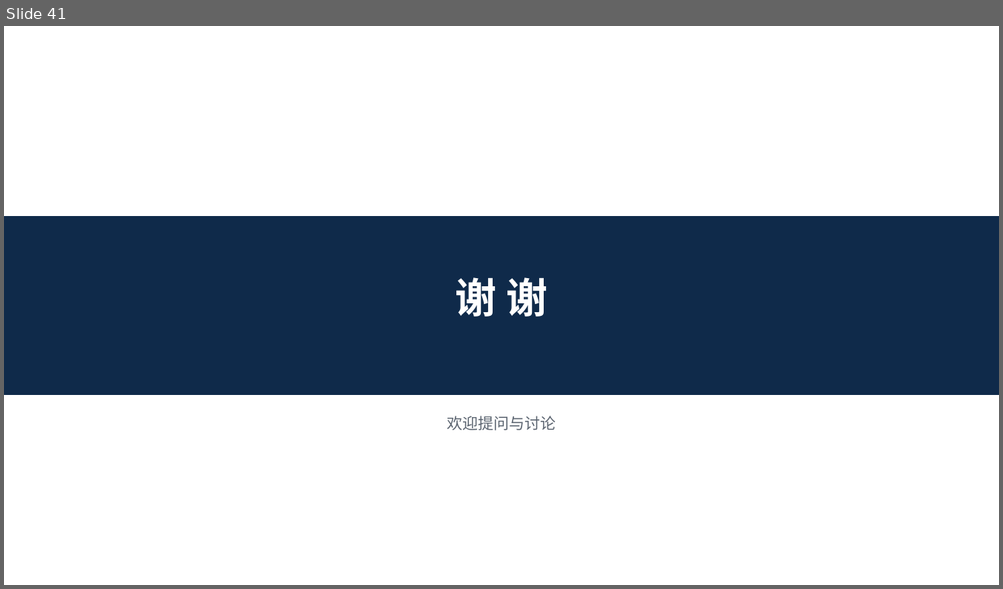
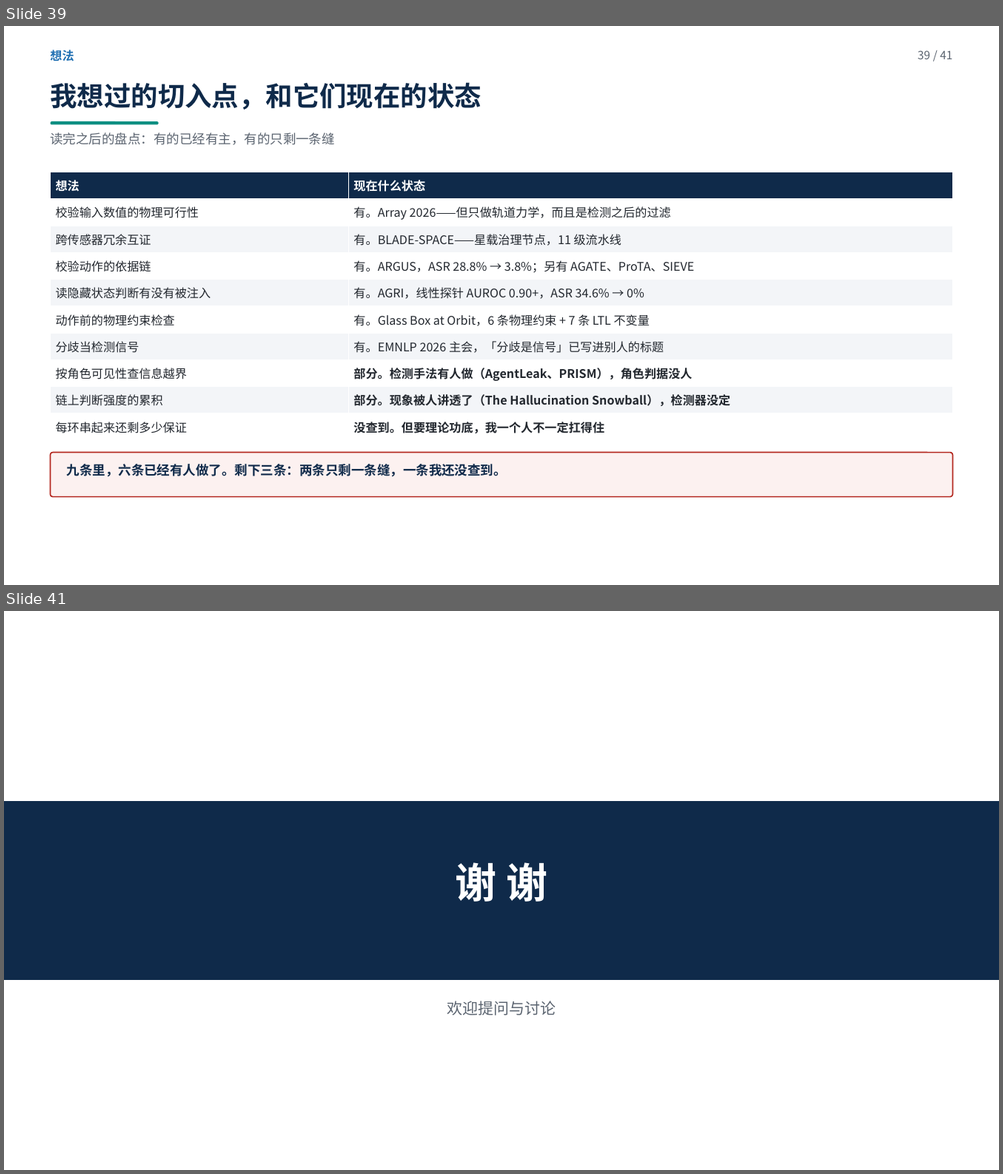
Before and after one commit to yiiiiiii1/multi-agent-remote-sensing, a slide deck: 阶段2-卫星多智能体防御/presentations/卫星多智能体安全调研汇报.pptx. Shown one above the other, each under a label of ours: slide 41 before the commit, slides 39 and 41 after it; the slides between them are not shown. The pictures are 1003x589 and 1003x1174 pixels, drawn with LibreOffice and Linux fonts; fonts in the diff are those of the drawing. Boxes give left, top, right and bottom in pixels: in the first picture for what was removed or moved away, otherwise in the second. Text is boxed around its words. In the diff, an @@ line names an element or a change of style, - is before the commit and + after.

Commit message:
P39/P40 改成诚实盘点：P39 列九个切入点逐个标状态（六个有主、两个只剩缝、一个没查到），P40 讲倾向的两个+绕不开的难点。不再硬凑新颖性

```diff
--- a/阶段2-卫星多智能体防御/presentations/卫星多智能体安全调研汇报.pptx
+++ b/阶段2-卫星多智能体防御/presentations/卫星多智能体安全调研汇报.pptx
@@ slide 39 added at box(4, 26, 999, 585), background #FFFFFF @@
@@ text added at box(50, 50, 74, 61), 11.5 pt, text #1F6FB2, bold @@
+想法
@@ text added at box(917, 50, 952, 59), 11 pt, text #5B6470 @@
+39 / 41
@@ text added at box(50, 82, 481, 110), 26 pt, text #0F2A4A, bold @@
+我想过的切入点，和它们现在的状态
@@ text added at box(50, 133, 334, 145), 12.5 pt, text #5B6470 @@
+读完之后的盘点：有的已经有主，有的只剩一条缝
@@ rounded rectangle added at box(51, 121, 159, 124), fill #0E8F82 @@
@@ table added at box(51, 173, 953, 441), 10 rows, 2 columns @@
+想法 | 现在什么状态
+校验输入数值的物理可行性 | 有。Array 2026——但只做轨道力学，而且是检测之后的过滤
+跨传感器冗余互证 | 有。BLADE-SPACE——星载治理节点，11 级流水线
+校验动作的依据链 | 有。ARGUS，ASR 28.8% → 3.8%；另有 AGATE、ProTA、SIEVE
+读隐藏状态判断有没有被注入 | 有。AGRI，线性探针 AUROC 0.90+，ASR 34.6% → 0%
+动作前的物理约束检查 | 有。Glass Box at Orbit，6 条物理约束 + 7 条 LTL 不变量
+分歧当检测信号 | 有。EMNLP 2026 主会，「分歧是信号」已写进别人的标题
+按角色可见性查信息越界 | 部分。检测手法有人做（AgentLeak、PRISM），角色判据没人
+链上判断强度的累积 | 部分。现象被人讲透了（The Hallucination Snowball），检测器没定
+每环串起来还剩多少保证 | 没查到。但要理论功底，我一个人不一定扛得住
@@ rounded rectangle added at box(51, 453, 952, 497), fill #FCF1F0, outline #B3261E 1.2 pt @@
@@ text added at box(67, 464, 506, 477), 12.5 pt, text #0F2A4A, bold @@
+九条里，六条已经有人做了。剩下三条：两条只剩一条缝，一条我还没查到。
```
Also in this commit, not shown: 1 other slide added, 2 slides removed, 2 other files.
